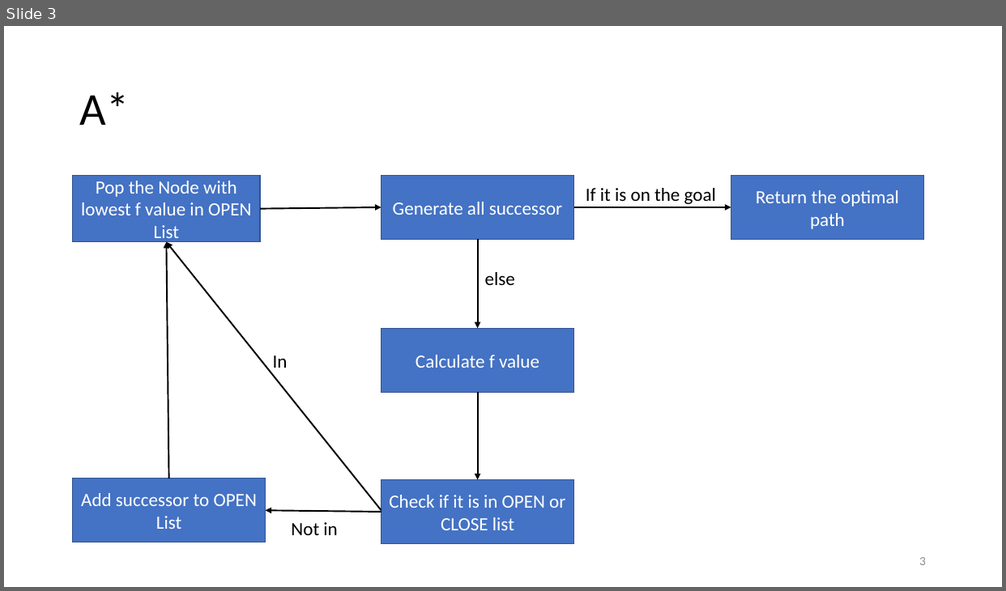
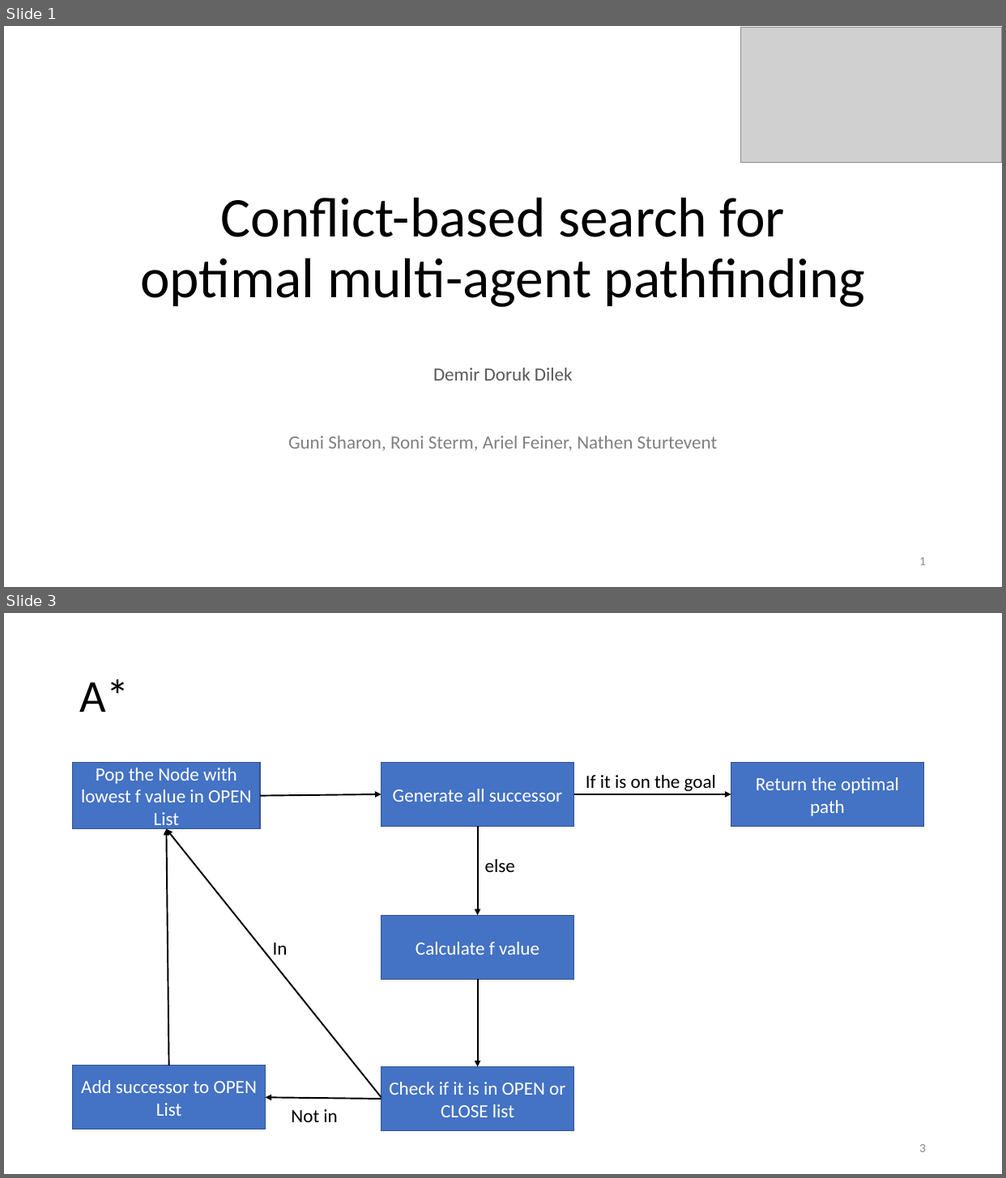
Before and after one commit to DemirDorukDilek/CBS, a slide deck: dahahilipls.pptx. Shown one above the other, each under a label of ours: slide 3 before the commit, slides 1 and 3 after it; the slides between them are not shown. The pictures are 1006x591 and 1006x1178 pixels, drawn with LibreOffice and Linux fonts; fonts in the diff are those of the drawing; grey boxes stand for pictures. Boxes give left, top, right and bottom in pixels: in the first picture for what was removed or moved away, otherwise in the second. Text is boxed around its words. In the diff, an @@ line names an element or a change of style, - is before the commit and + after.

```diff
--- a/dahahilipls.pptx
+++ b/dahahilipls.pptx
@@ slide 1 added at bbox=[4, 26, 1002, 587], background #FFFFFF @@
@@ picture added at bbox=[740, 27, 1002, 162] @@
@@ title added at bbox=[140, 198, 865, 307], 54 pt, text #000000 @@
+Conflict-based search for optimal multi-agent pathfinding
@@ subtitle added at bbox=[288, 368, 718, 451], 18 pt, text #808080 @@
+Demir Doruk Dilek
+Guni Sharon, Roni Sterm, Ariel Feiner, Nathen Sturtevent
@@ page number added at bbox=[919, 557, 926, 565], 12 pt, text #8C8C8C @@
+1
```
Also in this commit, not shown: 1 slide changed, 7 other slides added, 2 slides removed.
